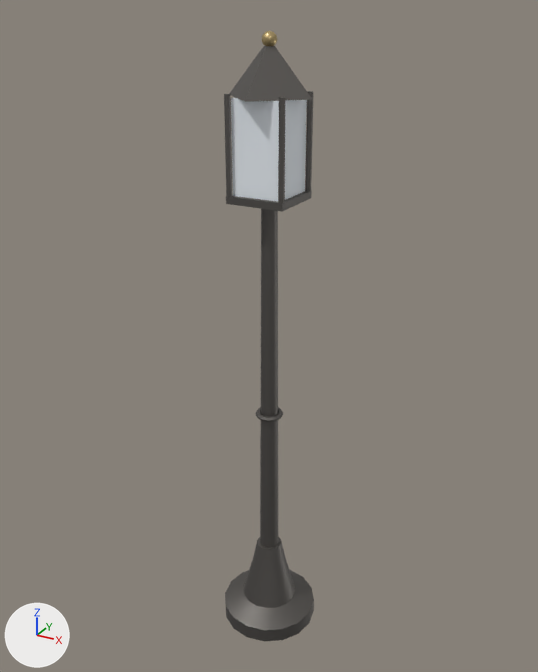
Renders of the glTF model content/models/city/street-lamp-v01.glb from each side of a commit.
Before and after are seen from a 50 mm lens placed at (2.38, -4.33, 4.7), pointed at (-0.05, 0.08, 2.5). The lights are fixed; the arrows at lower left show +X, +Y and +Z. The first picture is the older version.

Names of what the first picture shows: 'street-lamp'.
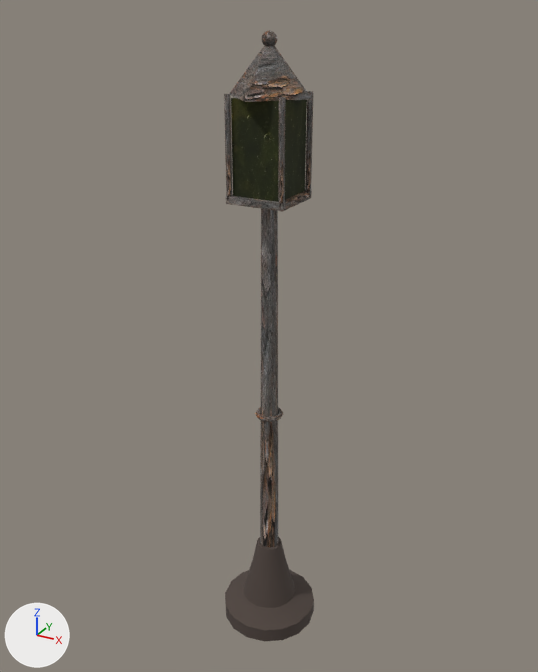
Edits to the scene script, one JSON object a line:
```json
{"op": "add", "block": "img_dark_green_glass_photo_v01", "code": ["img_dark_green_glass_photo_v01 = load_image('dark-green-glass-photo-v01', '_unpacked/dark-green-glass-photo-v01', 1254, 1254, 'sRGB')"]}
{"op": "add", "block": "img_wt_iron", "code": ["img_wt_iron = load_image('wt-iron', '_unpacked/wt-iron', 784, 784, 'sRGB')"]}
{"op": "remove", "block": "mat_iron", "code": "mat_iron.base_color = (0.16, 0.15, 0.14)  # grey #6f6c69"}
{"op": "set", "path": "mat_iron.metallic", "old": "0.9", "new": "0.0"}
{"op": "add", "block": "mat_iron", "code": "mat_iron.texture = img_wt_iron"}
{"op": "set", "path": "mat_iron.roughness", "old": "0.55", "new": "0.92"}
{"op": "remove", "block": "mat_glass", "code": "mat_glass.base_color = (0.85, 0.9, 0.95)  # white #edf3f9"}
{"op": "add", "block": "mat_glass", "code": "mat_glass.texture = img_dark_green_glass_photo_v01"}
{"op": "set", "path": "mat_glass.roughness", "old": "0.1", "new": "0.92"}
```

Where the change shows, as pixel boxes (x1, y1, x2, y2) in the pictures (538 x 672 px):
```json
{"object": "street-lamp", "change": "surface changed", "before": [224, 30, 314, 633], "after": [224, 30, 314, 633]}
```
